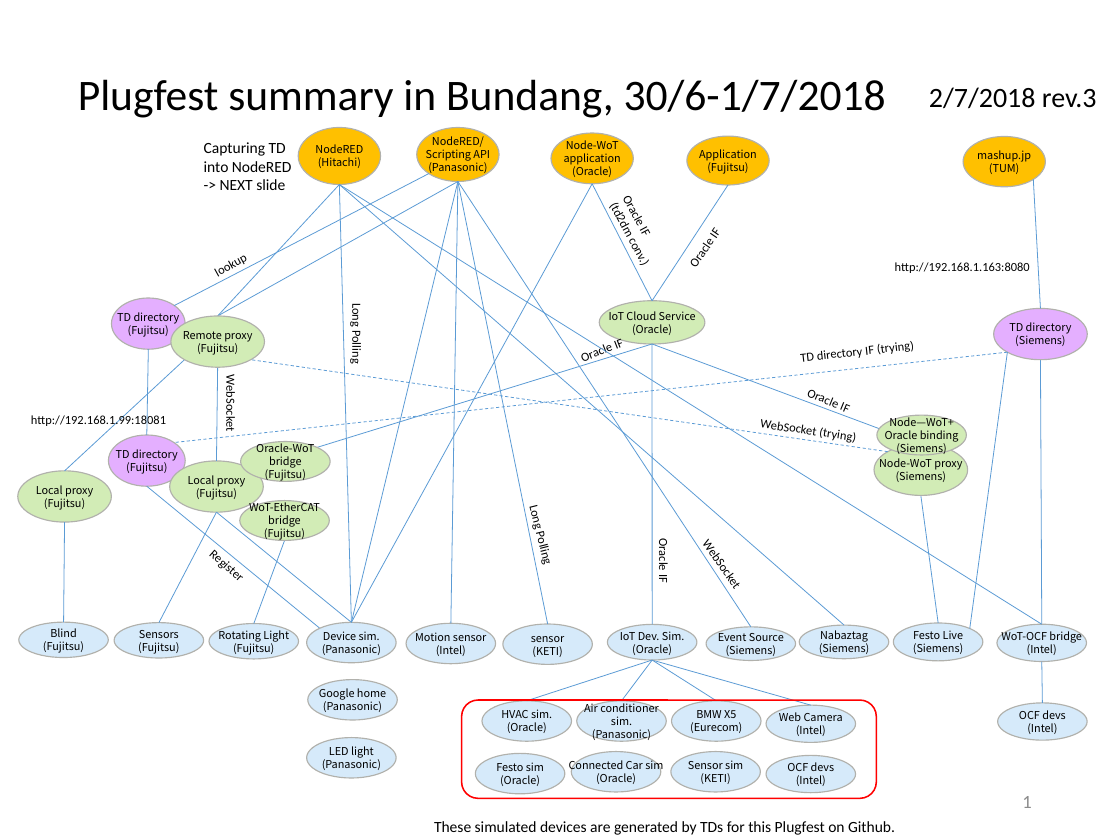
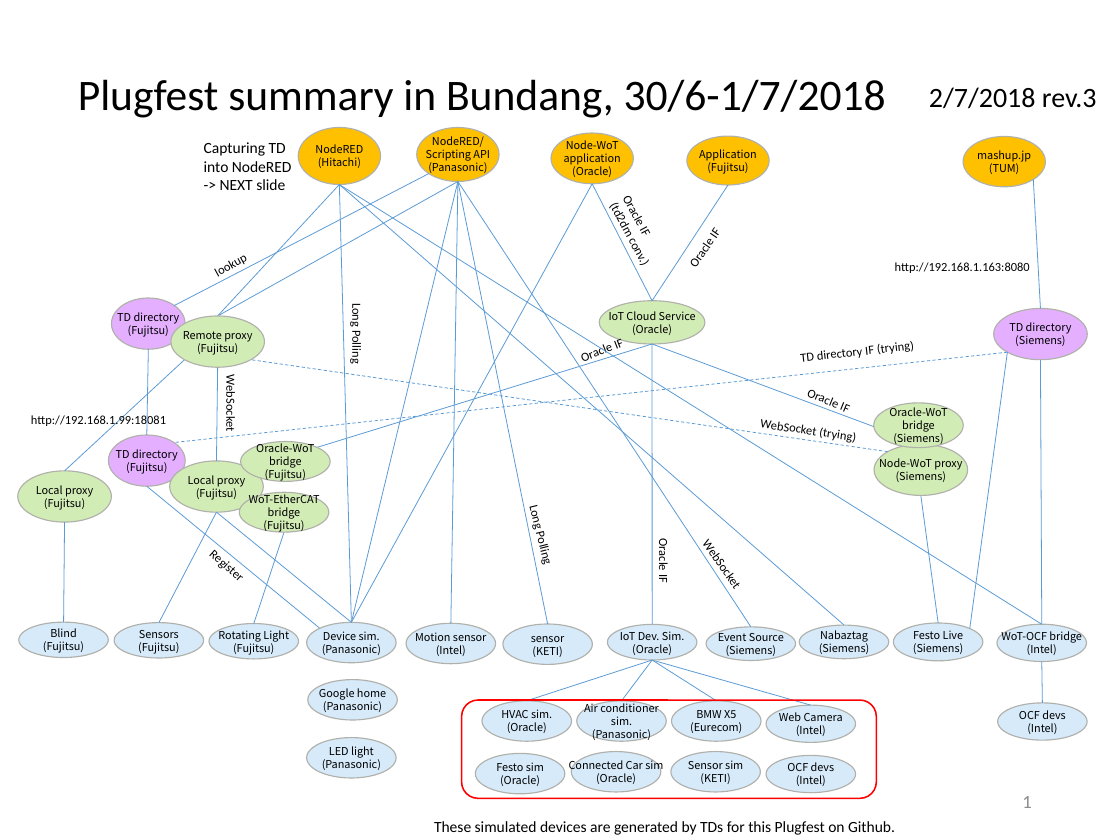
Before and after one commit to w3c/wot, a slide deck: slide 1 of plugfest/2018-bundang/PlugfestSummary_rev3.pptx. Drawn at 1120x840 pixels with LibreOffice and Linux fonts; fonts in the diff are those of the drawing. Boxes give left, top, right and bottom in pixels: in the first picture for what was removed or moved away, otherwise in the second. Text is boxed around its words. In the diff, an @@ line names an element or a change of style, - is before the commit and + after.

```diff
--- a/plugfest/2018-bundang/PlugfestSummary_rev3.pptx
+++ b/plugfest/2018-bundang/PlugfestSummary_rev3.pptx
@@ ellipse "Oracle-WoT": place and size @@
-ellipse "Oracle-WoT" at <box>877,416,967,456</box>
+ellipse "Oracle-WoT" at <box>874,403,963,448</box>
@@ text in ellipse at <box>889,405,947,432</box>: text changed @@
-Node—WoT+
-Oracle binding
+Oracle-WoT
+bridge
@@ ellipse "WoT-EtherCAT": place and size @@
-ellipse "WoT-EtherCAT" at <box>240,501,329,541</box>
+ellipse "WoT-EtherCAT" at <box>240,493,329,533</box>
@@ line moved from (284, 541) - (254, 624) to (284, 532) - (254, 624) @@
```
Also in this commit, not shown: 1 other file.
